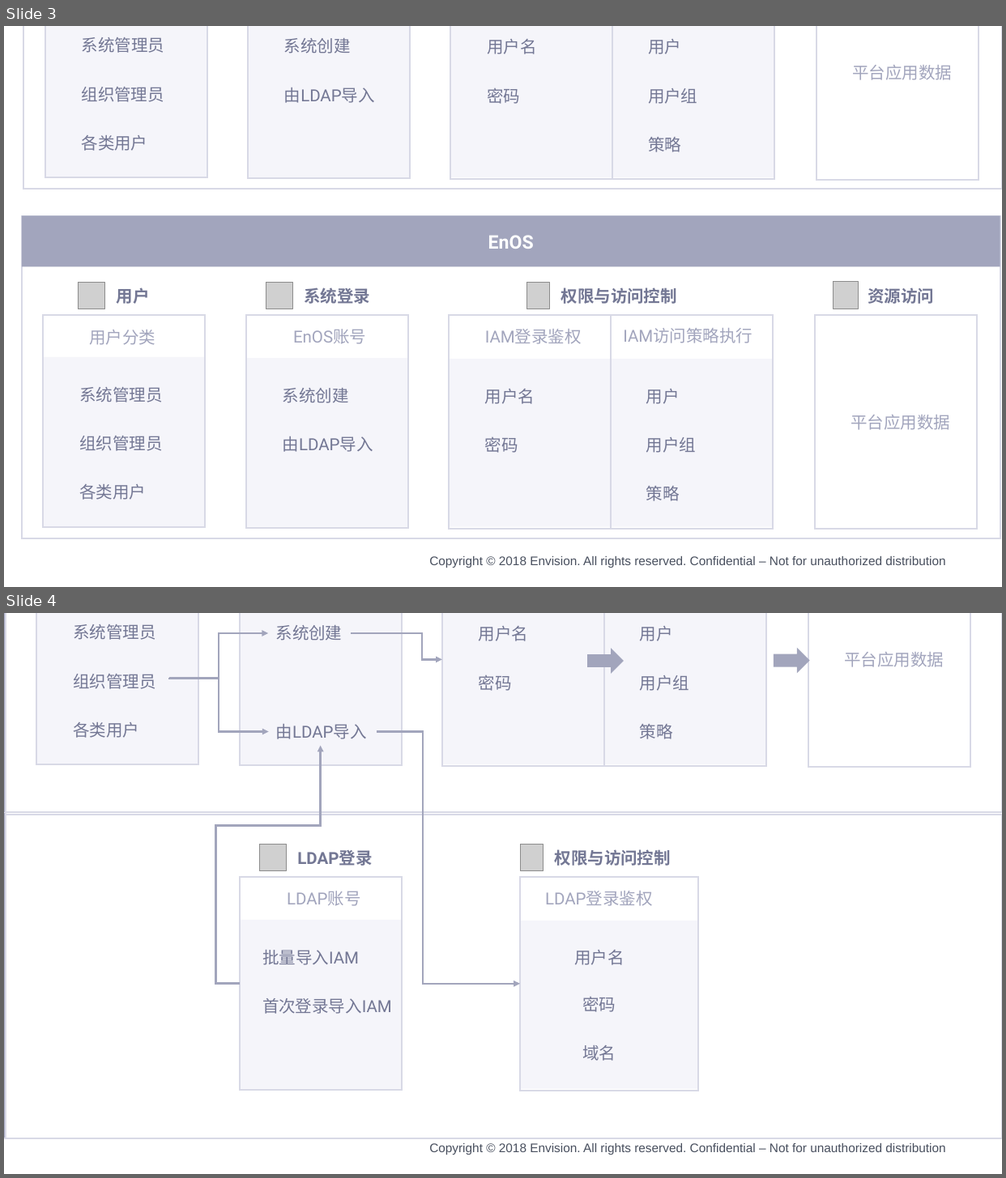
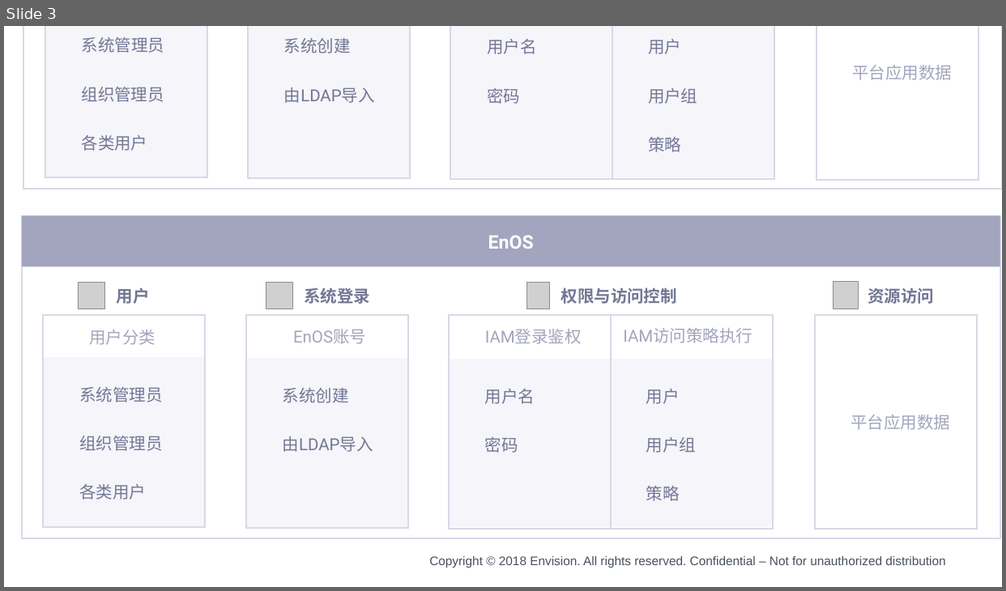
Before and after one commit to EnvisionDoc/iam, a slide deck: media/iam.pptx. Shown one above the other, each under a label of ours: slides 3 and 4 before the commit, slide 3 after it. The pictures are 1006x1178 and 1006x591 pixels, drawn with LibreOffice and Linux fonts; fonts in the diff are those of the drawing; grey boxes stand for pictures; background and template pictures are left out. Boxes give left, top, right and bottom in pixels: in the first picture for what was removed or moved away, otherwise in the second. Text is boxed around its words. In the diff, an @@ line names an element or a change of style, - is before the commit and + after.

```diff
--- a/media/iam.pptx
+++ b/media/iam.pptx
@@ slide 4 removed at bbox=[4, 613, 1002, 1174], background #FFFFFF; not listed: 1 template element that a slide beside it also shows @@
@@ group removed at bbox=[4, 613, 1002, 1139]: 20 texts, 16 rectangles, 5 elbow arrows, 2 pictures, 2 right arrows @@
-系统管理员
-组织管理员
-各类用户
-EnOS
-系统创建
-由LDAP导入
-用户名
-密码
-用户
-用户组
-策略
-平台应用数据
-LDAP
-LDAP登录
-LDAP账号
-批量导入IAM
-首次登录导入IAM
-LDAP登录鉴权
-用户名
-密码
-权限与访问控制
-域名
```
Also in this commit, not shown: 3 slides added, 2 other slides removed, 36 other files.
